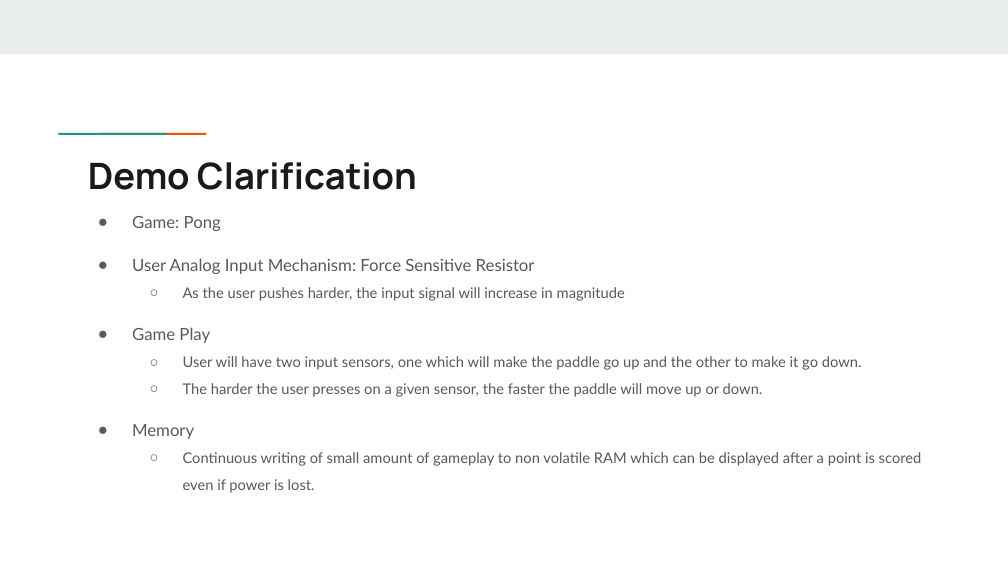
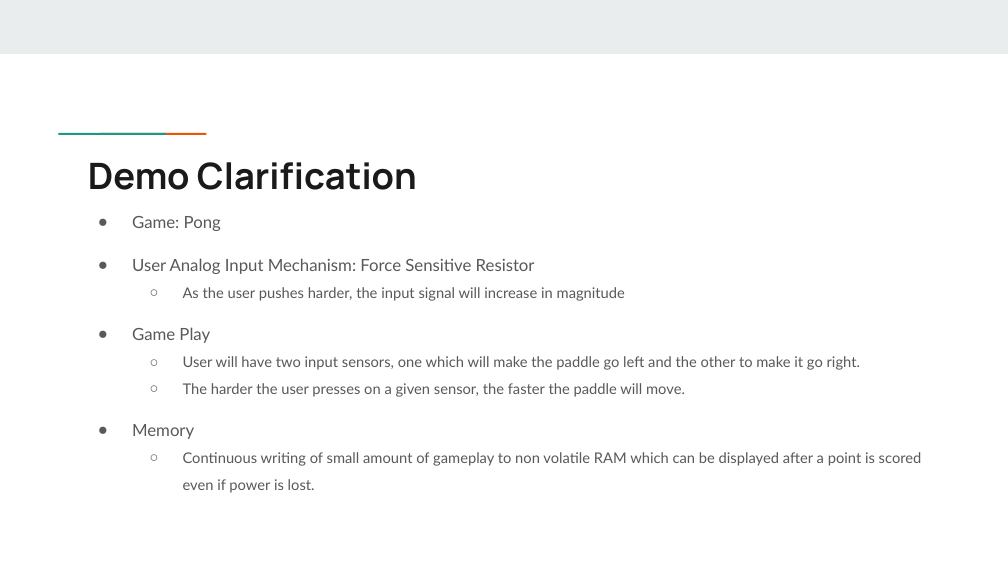
Before and after one commit to xu842251462/EC551_FinalProject, a slide deck: slide 4 of Presentations/EC551SecondProjectPresentation.pptx. Drawn at 1008x567 pixels with LibreOffice and Linux fonts; fonts in the diff are those of the drawing. Boxes give left, top, right and bottom in pixels: in the first picture for what was removed or moved away, otherwise in the second. Text is boxed around its words. In the diff, an @@ line names an element or a change of style, - is before the commit and + after.

```diff
--- a/Presentations/EC551SecondProjectPresentation.pptx
+++ b/Presentations/EC551SecondProjectPresentation.pptx
@@ text at (183, 356, 860, 397): text changed @@
-  ○ User will have two input sensors, one which will make the paddle go up and the other to make it go down.
-  ○ The harder the user presses on a given sensor, the faster the paddle will move up or down.
+  ○ User will have two input sensors, one which will make the paddle go left and the other to make it go right.
+  ○ The harder the user presses on a given sensor, the faster the paddle will move.
```
Also in this commit, not shown: 4 other slides changed.
